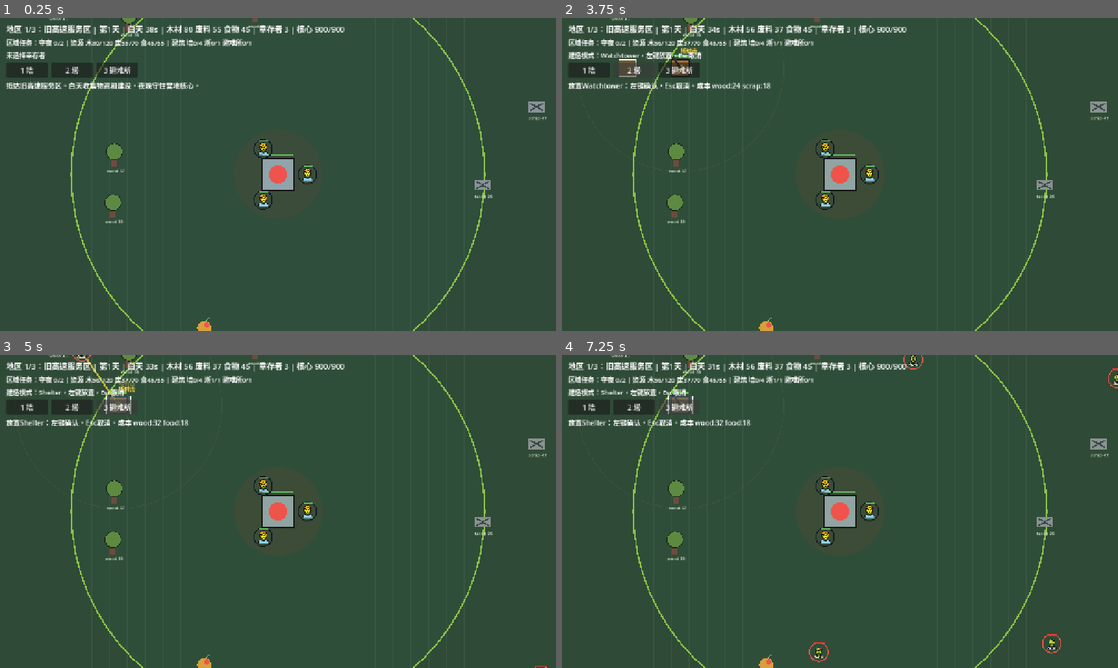
Above: before the commit, frames 1-4 (two rows, left to right).
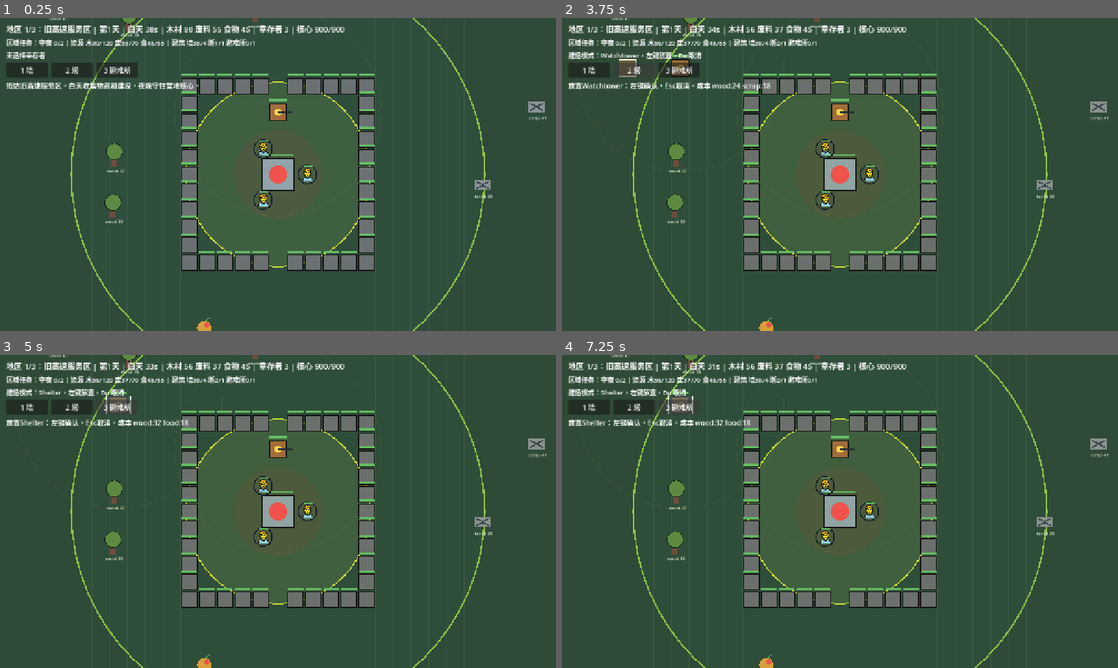
Above: after the commit, the same moments.

Repository: alvinzm99/My2dGame
Game: Godot game, scene res://scenes/main.tscn
The game is run twice, just before and just after one commit, with the same random seed, the same clock (stepped at 60 frames per second) and the same inputs.
Inputs:
- Up to frame 1 (0.25 s): no input
- Up to frame 2 (3.75 s): click "1 墙" at 0.5 s; click "2 塔" at 1.25 s; click "3 避难所" at 2 s; click "1 墙" at 2.75 s; click "2 塔" at 3.5 s
- Up to frame 3 (5 s): click "3 避难所" at 4.25 s
- Up to frame 4 (7.25 s): click "1 墙" at 5 s; click "2 塔" at 5.75 s; click "3 避难所" at 6.5 s

The runs differ from the first frame. In frame 1, 7.0% of the frame differs, in the area x 32-68%, y 6-81%; in frame 2, 7.1%; in frame 3, 7.2%; in frame 4, 7.3%, in the area x 19-100%, y 0-99%.

Commit message:
Tune daytime roaming and add starting camp walls

Diff:
--- a/scripts/main.gd
+++ b/scripts/main.gd
@@ -8,9 +8,11 @@
 const ZOMBIE_SPEED := 72.0
 const INTERACT_RANGE := 36.0
 const BUILD_GRID := 48.0
-const DAY_ROAMER_MIN_DISTANCE := 760.0
-const DAY_ROAMER_AGGRO_DISTANCE := 360.0
-const DAY_SURVIVOR_AGGRO_DISTANCE := 260.0
+const STARTING_WALL_RADIUS := 250.0
+const DAY_ROAMER_MIN_DISTANCE := 920.0
+const DAY_CAMP_AGGRO_DISTANCE := 190.0
+const DAY_BUILDING_AGGRO_DISTANCE := 120.0
+const DAY_SURVIVOR_AGGRO_DISTANCE := 170.0
 
 const RESOURCE_COLORS := {
 	"wood": Color("#5d8a45"),
@@ -190,6 +192,8 @@
 
 func _spawn_initial_camp(survivor_count: int) -> void:
 	buildings.append(_make_building("core", Vector2.ZERO))
+	_spawn_starting_perimeter()
+	buildings.append(_make_building("tower", Vector2(0, -168)))
 	for i in survivor_count:
 		var angle: float = TAU * float(i) / max(1.0, float(survivor_count))
 		survivors.append({
@@ -203,6 +207,20 @@
 			"carry": 0,
 			"work_timer": 0.0,
 		})
+
+func _spawn_starting_perimeter() -> void:
+	var wall_positions: Array[Vector2] = [
+		Vector2(-240, -240), Vector2(-192, -240), Vector2(-144, -240), Vector2(-96, -240), Vector2(-48, -240),
+		Vector2(48, -240), Vector2(96, -240), Vector2(144, -240), Vector2(192, -240), Vector2(240, -240),
+		Vector2(-240, 240), Vector2(-192, 240), Vector2(-144, 240), Vector2(-96, 240), Vector2(-48, 240),
+		Vector2(48, 240), Vector2(96, 240), Vector2(144, 240), Vector2(192, 240), Vector2(240, 240),
+		Vector2(-240, -192), Vector2(-240, -144), Vector2(-240, -96), Vector2(-240, -48), Vector2(-240, 0),
+		Vector2(-240, 48), Vector2(-240, 96), Vector2(-240, 144), Vector2(-240, 192),
+		Vector2(240, -192), Vector2(240, -144), Vector2(240, -96), Vector2(240, -48), Vector2(240, 0),
+		Vector2(240, 48), Vector2(240, 96), Vector2(240, 144), Vector2(240, 192),
+	]
+	for pos in wall_positions:
+		buildings.append(_make_building("wall", pos))
 
 func _make_building(kind: String, pos: Vector2) -> Dictionary:
 	if kind == "core":
@@ -243,7 +261,7 @@
 		})
 
 func _spawn_day_roamers() -> void:
-	var count: int = 8 + region_index * 4
+	var count: int = 7 + region_index * 3
 	for i in count:
 		_spawn_zombie(_random_direction(), false, true)
 
@@ -252,7 +270,7 @@
 	for z in zombies:
 		if z.get("state", "attack") == "roam":
 			roaming_count += 1
-	var desired: int = 6 + region_index * 3
+	var desired: int = 5 + region_index * 2
 	while roaming_count < desired:
 		_spawn_zombie(_random_direction(), false, true)
 		roaming_count += 1
@@ -333,16 +351,16 @@
 	var pos := Vector2.ZERO
 	match direction:
 		"north":
-			pos = Vector2(rng.randf_range(-MAP_HALF_SIZE.x, MAP_HALF_SIZE.x), -MAP_HALF_SIZE.y - 80.0)
+			pos = Vector2(rng.randf_range(-MAP_HALF_SIZE.x, MAP_HALF_SIZE.x), -MAP_HALF_SIZE.y - 120.0)
 		"south":
-			pos = Vector2(rng.randf_range(-MAP_HALF_SIZE.x, MAP_HALF_SIZE.x), MAP_HALF_SIZE.y + 80.0)
+			pos = Vector2(rng.randf_range(-MAP_HALF_SIZE.x, MAP_HALF_SIZE.x), MAP_HALF_SIZE.y + 120.0)
 		"east":
-			pos = Vector2(MAP_HALF_SIZE.x + 80.0, rng.randf_range(-MAP_HALF_SIZE.y, MAP_HALF_SIZE.y))
+			pos = Vector2(MAP_HALF_SIZE.x + 120.0, rng.randf_range(-MAP_HALF_SIZE.y, MAP_HALF_SIZE.y))
 		_:
-			pos = Vector2(-MAP_HALF_SIZE.x - 80.0, rng.randf_range(-MAP_HALF_SIZE.y, MAP_HALF_SIZE.y))
+			pos = Vector2(-MAP_HALF_SIZE.x - 120.0, rng.randf_range(-MAP_HALF_SIZE.y, MAP_HALF_SIZE.y))
 	if roaming:
-		var angle := rng.randf_range(0.0, TAU)
-		var distance := rng.randf_range(DAY_ROAMER_MIN_DISTANCE, min(MAP_HALF_SIZE.x, MAP_HALF_SIZE.y) - 90.0)
+		var angle: float = rng.randf_range(0.0, TAU)
+		var distance: float = rng.randf_range(DAY_ROAMER_MIN_DISTANCE, min(MAP_HALF_SIZE.x, MAP_HALF_SIZE.y) - 80.0)
 		pos = Vector2(cos(angle), sin(angle)) * distance
 	var threat: int = REGIONS[region_index]["threat"]
 	var hp := 45.0 + threat * 16.0 + nights_survived_in_region * 6.0
@@ -477,8 +495,11 @@
 		zombies[i] = z
 
 func _should_day_zombie_attack(z: Dictionary) -> bool:
-	if z["pos"].length() <= CAMP_RADIUS + DAY_ROAMER_AGGRO_DISTANCE:
+	if z["pos"].length() <= STARTING_WALL_RADIUS + DAY_CAMP_AGGRO_DISTANCE:
 		return true
+	for b in buildings:
+		if b["kind"] != "core" and z["pos"].distance_to(b["pos"]) <= DAY_BUILDING_AGGRO_DISTANCE:
+			return true
 	for s in survivors:
 		if z["pos"].distance_to(s["pos"]) <= DAY_SURVIVOR_AGGRO_DISTANCE:
 			return true
@@ -489,13 +510,16 @@
 	if z["pos"].distance_to(target) <= 24.0:
 		z["wander_target"] = _random_wander_target(z["pos"])
 		target = z["wander_target"]
+	if target.length() < DAY_ROAMER_MIN_DISTANCE:
+		z["wander_target"] = _random_wander_target(z["pos"])
+		target = z["wander_target"]
 	var direction: Vector2 = target - z["pos"]
 	if direction.length() > 1.0:
 		z["pos"] += direction.normalized() * (ZOMBIE_SPEED * 0.45) * delta
 
 func _random_wander_target(from_pos: Vector2) -> Vector2:
 	var angle: float = rng.randf_range(0.0, TAU)
-	var distance: float = rng.randf_range(DAY_ROAMER_MIN_DISTANCE, min(MAP_HALF_SIZE.x, MAP_HALF_SIZE.y) - 90.0)
+	var distance: float = rng.randf_range(DAY_ROAMER_MIN_DISTANCE, min(MAP_HALF_SIZE.x, MAP_HALF_SIZE.y) - 80.0)
 	var target: Vector2 = Vector2(cos(angle), sin(angle)) * distance
 	if target.distance_to(from_pos) < 180.0:
 		target += Vector2.RIGHT.rotated(angle + PI * 0.5) * 220.0
@@ -825,6 +849,8 @@
 	draw_rect(Rect2(-MAP_HALF_SIZE, MAP_HALF_SIZE * 2.0), Color("#1b2a22"), false, 8.0)
 	draw_circle(Vector2.ZERO, CAMP_RADIUS, Color(0.18, 0.36, 0.28, 0.22))
 	draw_circle(Vector2.ZERO, CAMP_RADIUS, Color("#8bc34a"), false, 4.0)
+	draw_circle(Vector2.ZERO, STARTING_WALL_RADIUS, Color(0.55, 0.68, 0.36, 0.18))
+	draw_circle(Vector2.ZERO, STARTING_WALL_RADIUS, Color("#cddc39"), false, 3.0)
 	draw_circle(Vector2.ZERO, 120.0, Color(0.85, 0.2, 0.16, 0.08))
 
 func _draw_resources() -> void:
Not shown, changed: README.md
